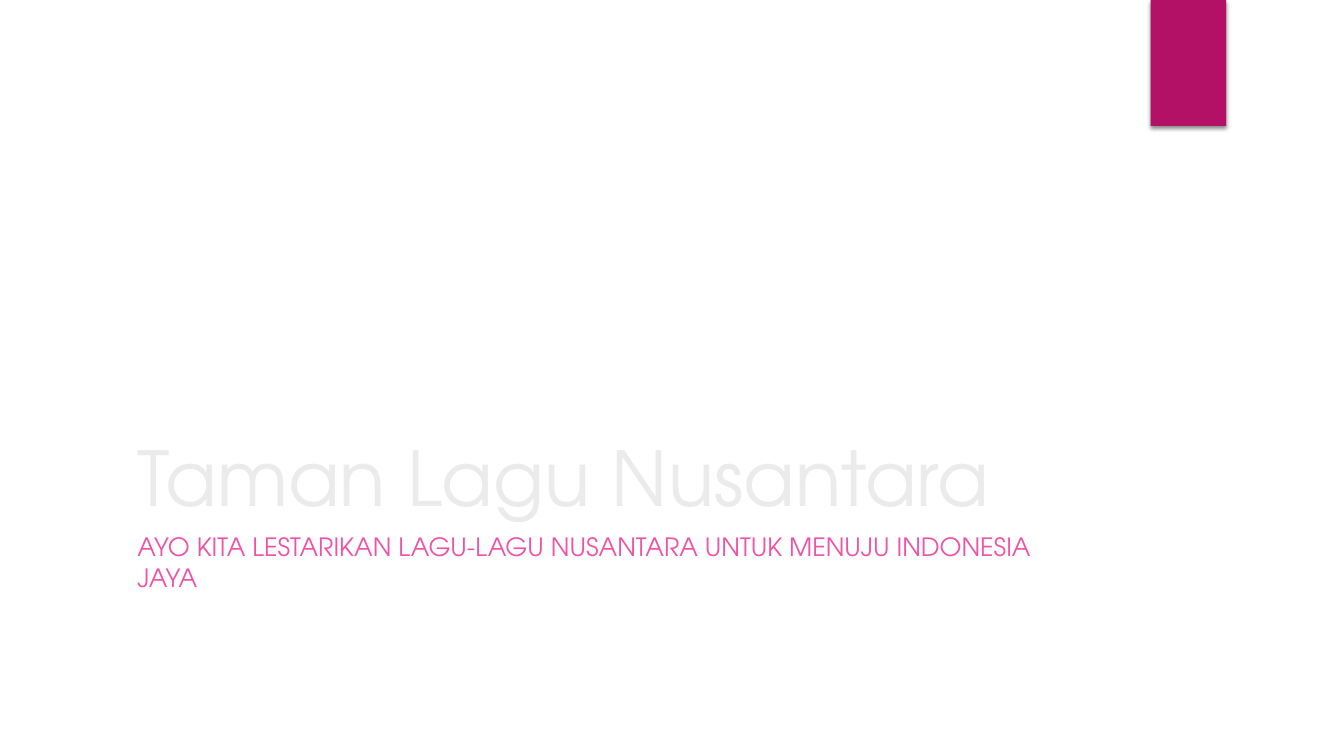
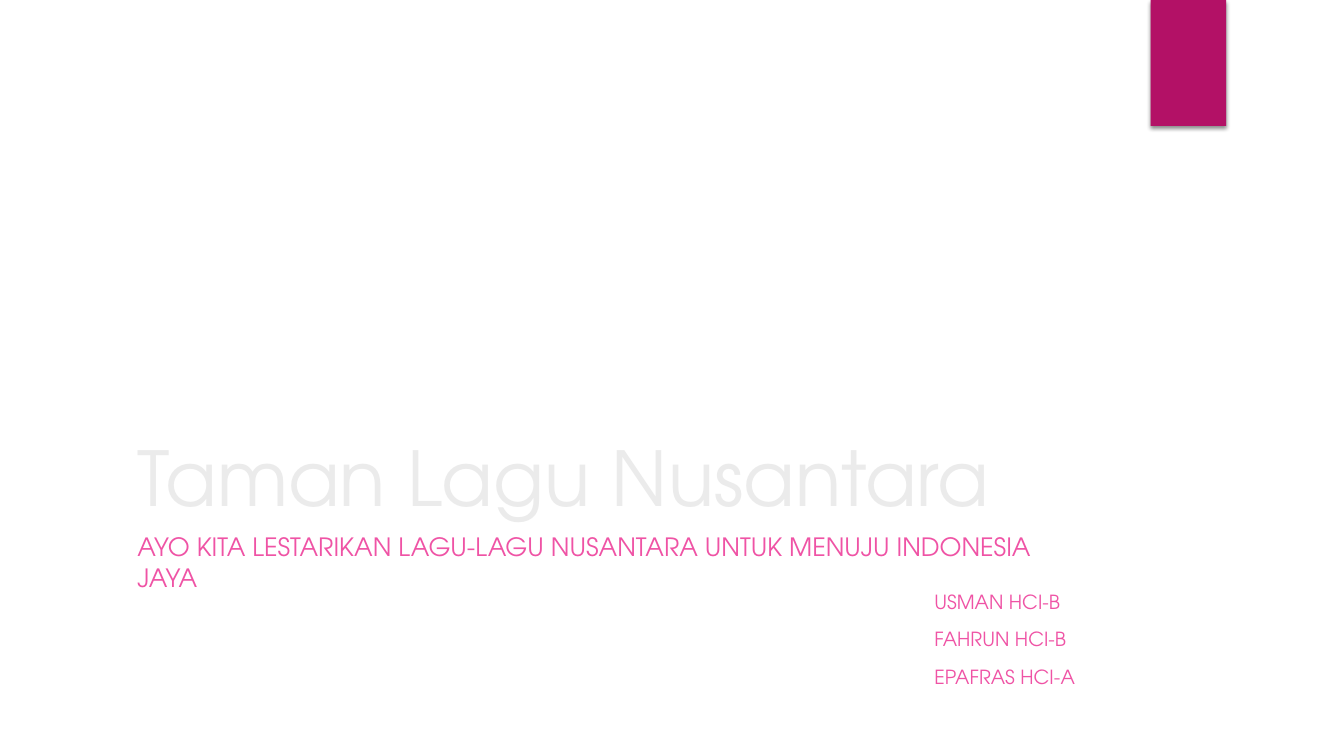
Before and after one commit to usmanantharikta/web_lagu_daerah_uas_su, a slide deck: slide 1 of Taman Lagu Nusantara.pptx. Drawn at 1344x756 pixels with LibreOffice and Linux fonts; fonts in the diff are those of the drawing; background and template pictures are left out. Boxes give left, top, right and bottom in pixels: in the first picture for what was removed or moved away, otherwise in the second. Text is boxed around its words. In the diff, an @@ line names an element or a change of style, - is before the commit and + after.

Commit message:
tambah

```diff
--- a/Taman Lagu Nusantara.pptx
+++ b/Taman Lagu Nusantara.pptx
@@ text added at bbox=[934, 594, 1075, 684], 13.9 pt, text #EF53A5 @@
+USMAN HCI-B
+FAHRUN HCI-B
+EPAFRAS HCI-A
```
